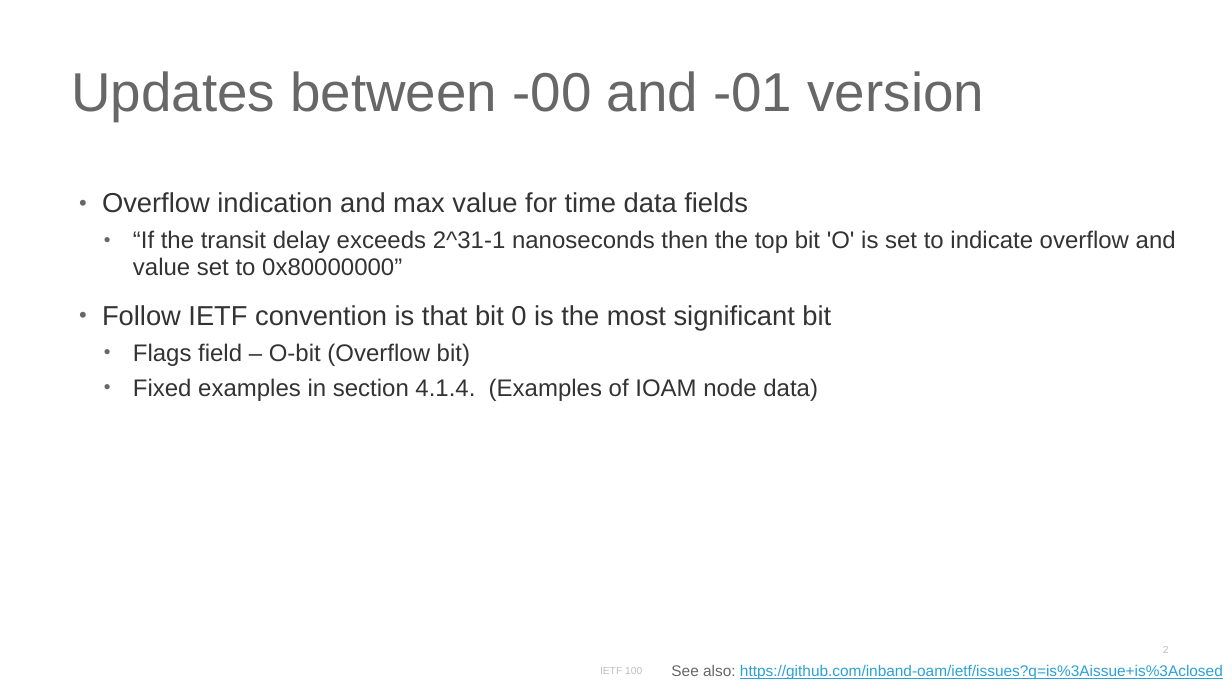
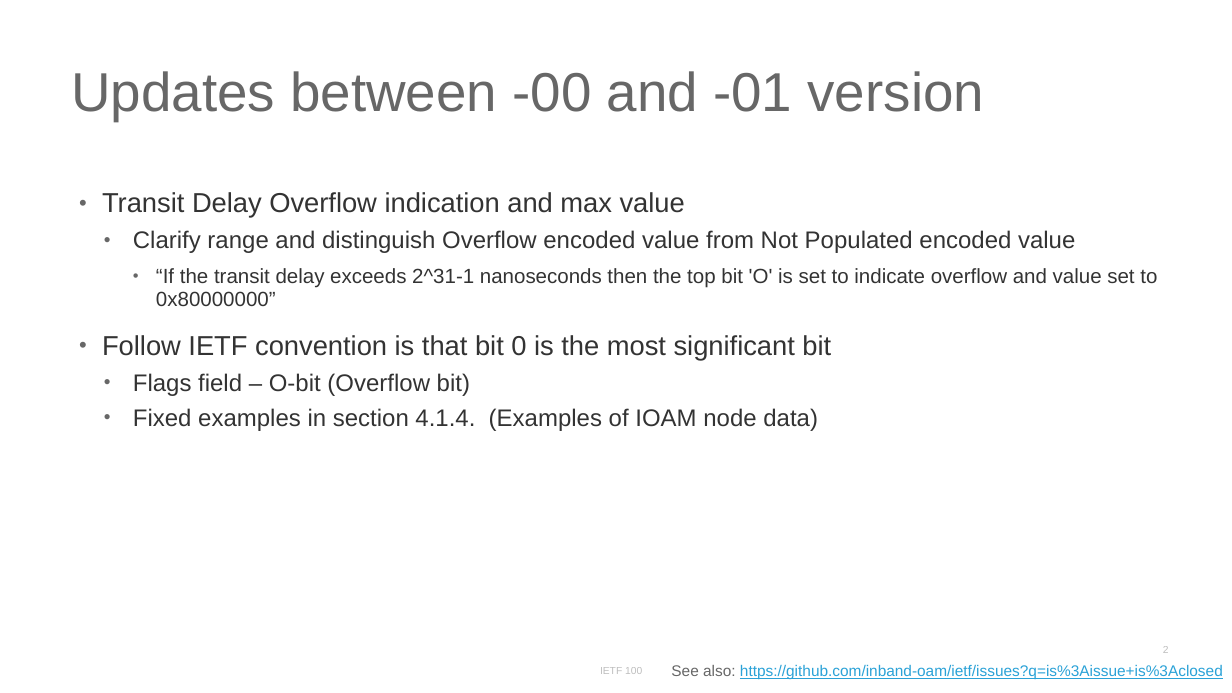
Before and after one commit to inband-oam/ietf, a slide deck: slide 2 of presentations/IETF100/IETF100-IPPM-IOAM.pptx. Drawn at 1232x693 pixels with LibreOffice and Linux fonts; fonts in the diff are those of the drawing. Boxes give left, top, right and bottom in pixels: in the first picture for what was removed or moved away, otherwise in the second. Text is boxed around its words. In the diff, an @@ line names an element or a change of style, - is before the commit and + after.

Commit message:
Clarify O-bit change and add undefined bits issue
Clarify what changed with regard to the transit delay O-bit
Add issue for undefined IOAM-Trace-Type bits, forward compatibility

```diff
--- a/presentations/IETF100/IETF100-IPPM-IOAM.pptx
+++ b/presentations/IETF100/IETF100-IPPM-IOAM.pptx
@@ text at (102, 192, 1075, 253): text changed; size 16 to 14 pt @@
-• Overflow indication and max value for time data fields
+• Transit Delay Overflow indication and max value
+  • Clarify range and distinguish Overflow encoded value from Not Populated encoded value
@@ text at (156, 268, 1157, 306): size 14 to 12 pt in "“If the transit delay exceeds 2^31-1 nanoseconds ..."; list level 2 to 3 in "“If the transit delay exceeds ..." @@
```
Also in this commit, not shown: 1 slide added.
